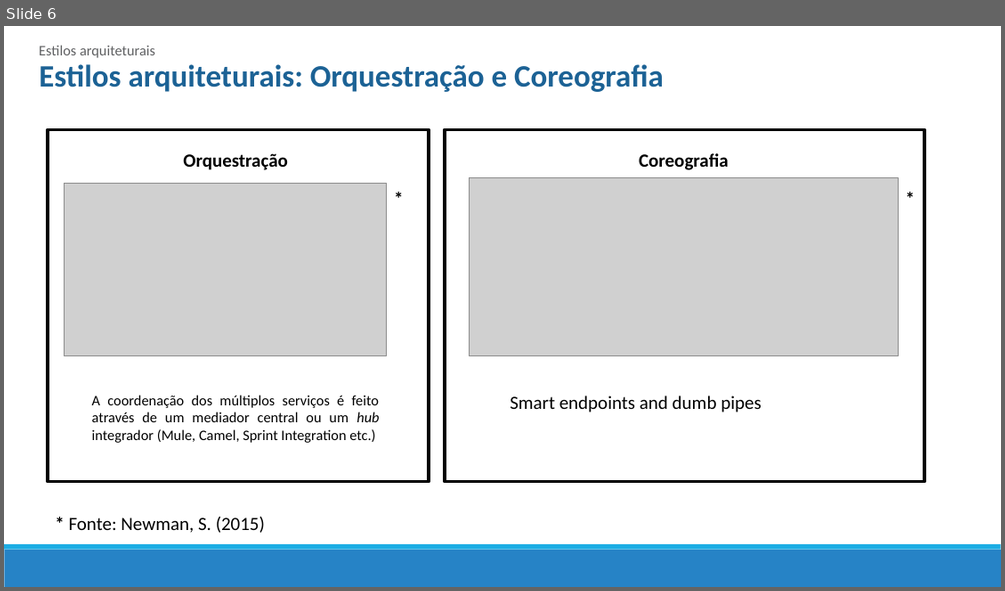
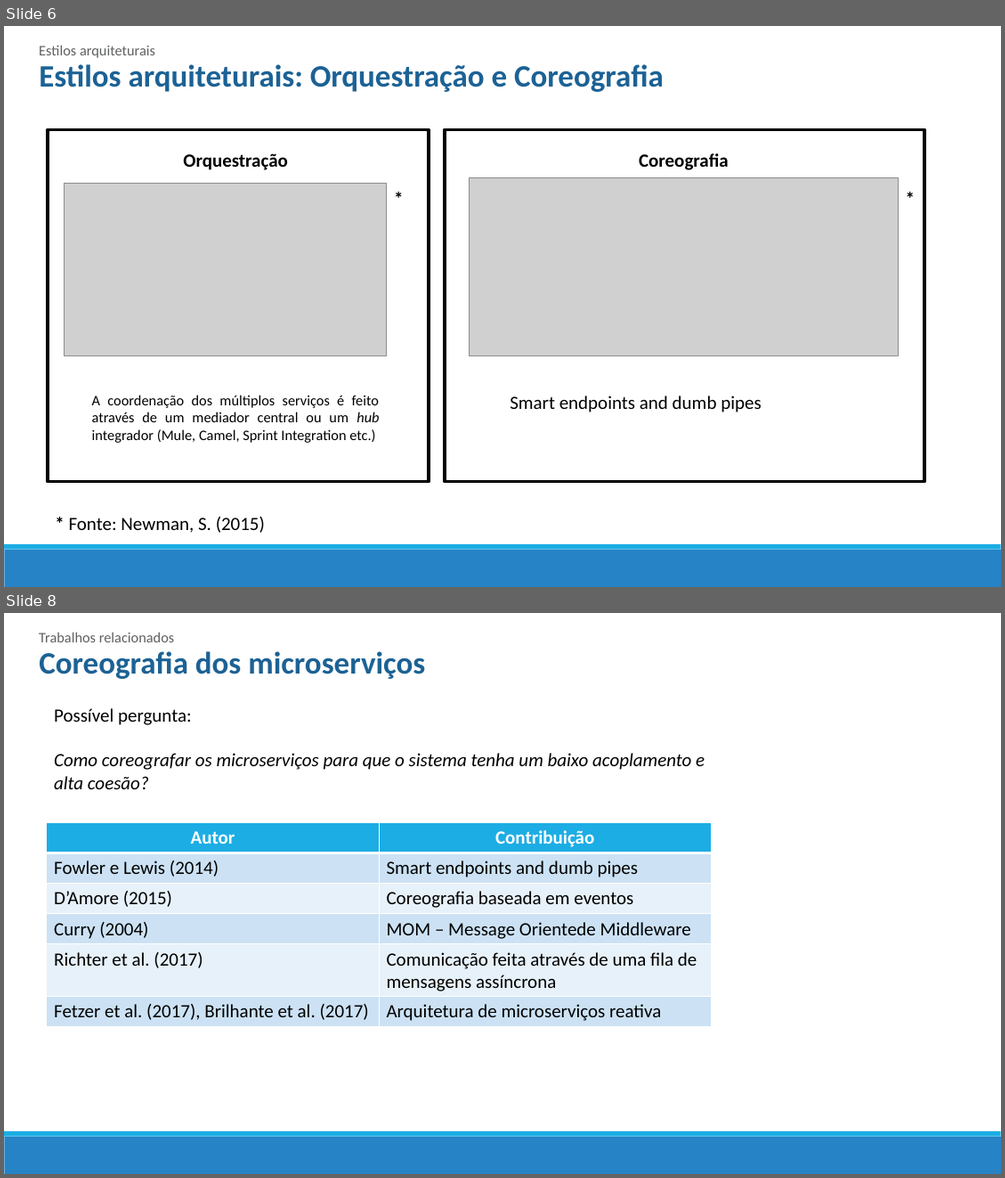
Before and after one commit to mrezende/architecture-discipline, a slide deck: article-presentation/Artigo.pptx. Shown one above the other, each under a label of ours: slide 6 before the commit, slides 6 and 8 after it; the slides between them are not shown. The pictures are 1005x591 and 1005x1178 pixels, drawn with LibreOffice and Linux fonts; fonts in the diff are those of the drawing; grey boxes stand for pictures. Boxes give left, top, right and bottom in pixels: in the first picture for what was removed or moved away, otherwise in the second. Text is boxed around its words. In the diff, an @@ line names an element or a change of style, - is before the commit and + after.

```diff
--- a/article-presentation/Artigo.pptx
+++ b/article-presentation/Artigo.pptx
@@ slide 8 added at (4, 613, 1001, 1174), background #FFFFFF; not listed: 2 template elements that a slide beside it also shows @@
@@ text added at (39, 632, 175, 642), 14 pt, text #5F6062 @@
+Trabalhos relacionados
@@ text added at (39, 651, 425, 679), 30 pt, text #1D6294, bold @@
+Coreografia dos microserviços
@@ text added at (54, 708, 704, 789), 18 pt, text #000000, italic @@
+Possível pergunta:
+Como coreografar os microserviços para que o sistema tenha um baixo acoplamento e alta coesão?
@@ table added at (47, 823, 711, 1027), 6 rows, 2 columns @@
+Autor | Contribuição
+Fowler e Lewis (2014) | Smart endpoints and dumb pipes
+D’Amore (2015) | Coreografia baseada em eventos
+Curry (2004) | MOM – Message Orientede Middleware
+Richter et al. (2017) | Comunicação feita através de uma fila de mensagens assíncrona
+Fetzer et al. (2017), Brilhante et al. (2017) | Arquitetura de microserviços reativa
```
Also in this commit, not shown: 2 slides changed, 3 other slides added, 15 slides removed.
